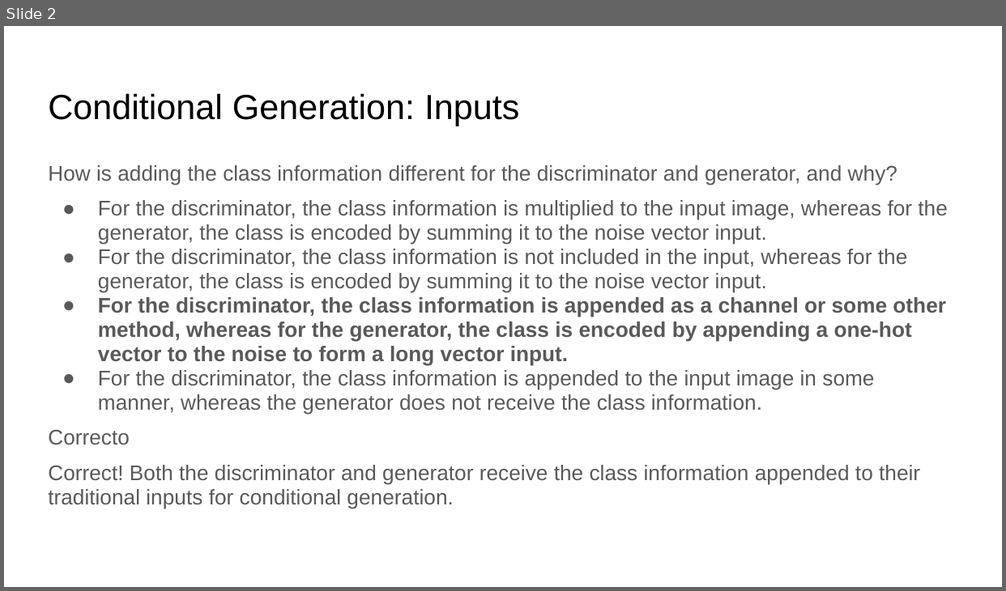
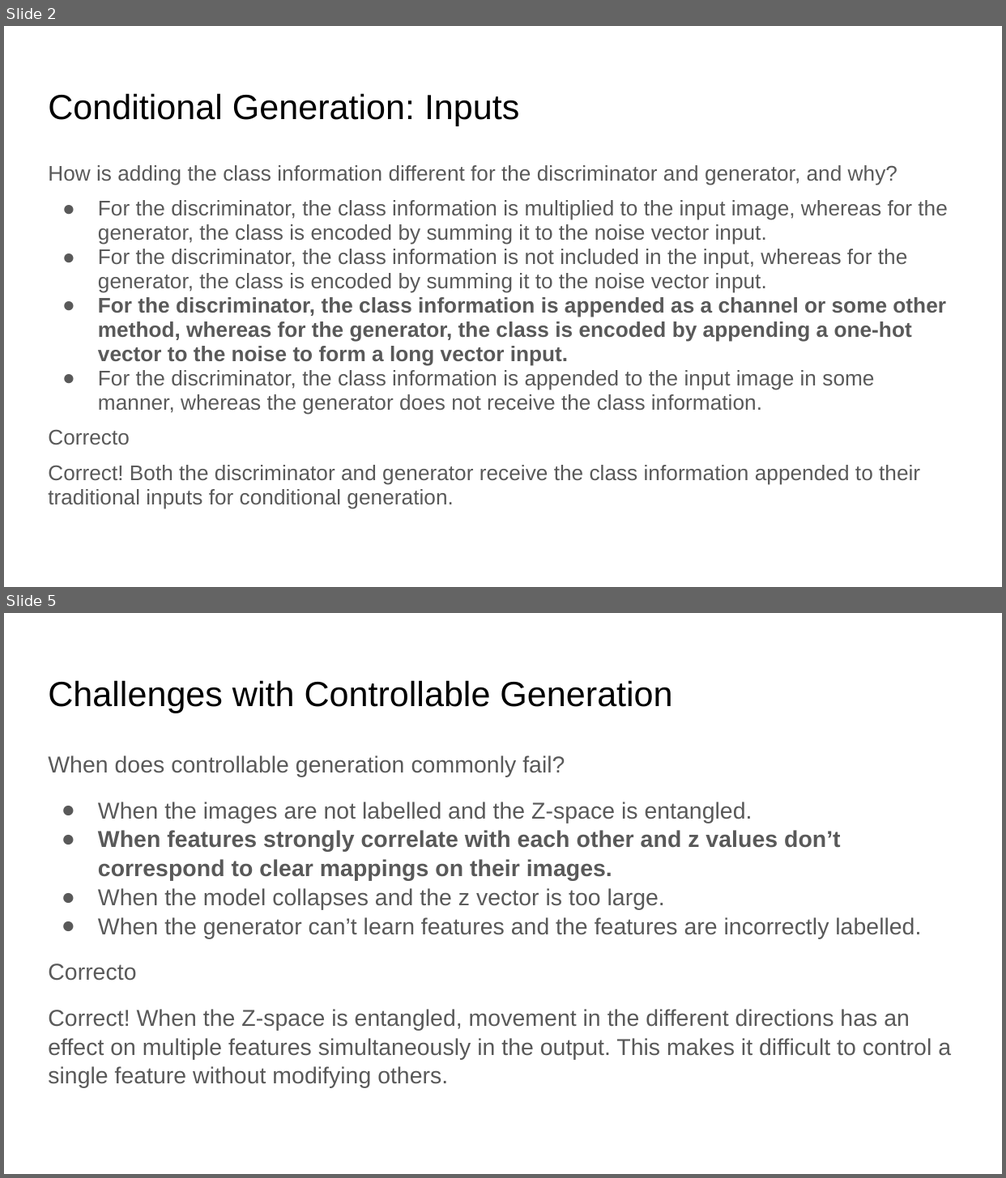
Before and after one commit to johngonzalezv/coursera_gan_specialization, a slide deck: W4/Quices W4.pptx. Shown one above the other, each under a label of ours: slide 2 before the commit, slides 2 and 5 after it; the slides between them are not shown. The pictures are 1006x591 and 1006x1178 pixels, drawn with LibreOffice and Linux fonts; fonts in the diff are those of the drawing. Boxes give left, top, right and bottom in pixels: in the first picture for what was removed or moved away, otherwise in the second. Text is boxed around its words. In the diff, an @@ line names an element or a change of style, - is before the commit and + after.

Commit message:
Controllable Generation added

```diff
--- a/W4/Quices W4.pptx
+++ b/W4/Quices W4.pptx
@@ slide 5 added at [4,613,1002,1174], background #FFFFFF @@
@@ title added at [48,680,672,713], 25.2 pt, text #000000 @@
+Challenges with Controllable Generation
@@ text added at [48,756,951,1088], 16.6 pt, text #595959 @@
+When does controllable generation commonly fail?
+● When the images are not labelled and the Z-space is entangled.
+● When features strongly correlate with each other and z values don’t correspond to clear mappings on their images.
+● When the model collapses and the z vector is too large.
+● When the generator can’t learn features and the features are incorrectly labelled.
+Correcto
+Correct! When the Z-space is entangled, movement in the different directions has an effect on multiple features simultaneously in the output. This makes it difficult to control a single feature without modifying others.
```
Also in this commit, not shown: 4 other slides added, 2 other files.
